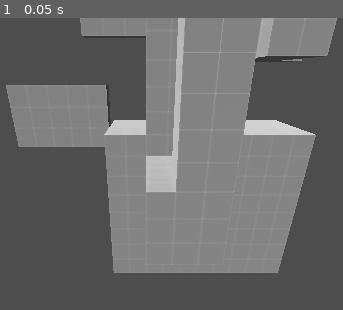
Above: before the commit, frame 1.
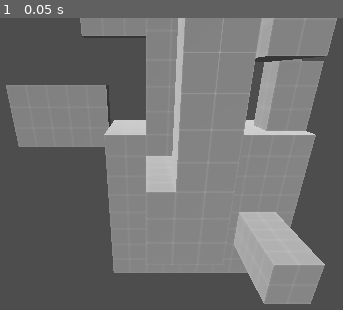
Above: after the commit, the same moment.

Repository: blackears/cyclopsLevelBuilder
Game: Godot game, scene res://test_level.tscn
Two runs of this game, one before a commit and one after it. Both use one fixed random seed, a clock stepped at 60 frames per second and the inputs below.
Inputs:
- Up to frame 1 (0.05 s): no input

The runs differ from the first frame. In frame 1, 9.7% of the frame differs, in the area x 68-95%, y 14-98%.

Commit message:
Creating command structure for moving a face.

Diff:
--- a/test_level.tscn
+++ b/test_level.tscn
@@ -72,6 +72,22 @@
 face_vertex_count = PackedInt32Array(4, 4, 4, 4, 4, 4)
 face_material_indices = PackedInt32Array(0, 0, 0, 0, 0, 0)
 
+[sub_resource type="Resource" id="Resource_msut2"]
+script = ExtResource("3_aqrij")
+points = PackedVector3Array(0, 8, -4, 0, 8, -2, 0, 11, -2, 0, 11, -4, 2, 8, -4, 2, 8, -2, 2, 11, -2, 2, 11, -4)
+uvs = PackedVector2Array(0, -4, 0, -2, 2, -2, 2, -4, 0, 8, 0, 11, 2, 11, 2, 8, 0, -2, 0, -4, 2, -4, 2, -2, 0, 11, 0, 8, 2, 8, 2, 11, 11, -4, 11, -2, 8, -2, 8, -4, 8, -4, 8, -2, 11, -2, 11, -4)
+face_vertex_indices = PackedInt32Array(0, 1, 5, 4, 1, 2, 6, 5, 2, 3, 7, 6, 3, 0, 4, 7, 3, 2, 1, 0, 4, 5, 6, 7)
+face_vertex_count = PackedInt32Array(4, 4, 4, 4, 4, 4)
+face_material_indices = PackedInt32Array(0, 0, 0, 0, 0, 0)
+
+[sub_resource type="Resource" id="Resource_natoa"]
+script = ExtResource("3_aqrij")
+points = PackedVector3Array(1, 2, -10, 1, 2, -5, 1, 4, -5, 1, 4, -10, 3, 2, -10, 3, 2, -5, 3, 4, -5, 3, 4, -10)
+uvs = PackedVector2Array(1, -10, 1, -5, 3, -5, 3, -10, 1, 2, 1, 4, 3, 4, 3, 2, 1, -5, 1, -10, 3, -10, 3, -5, 1, 4, 1, 2, 3, 2, 3, 4, 4, -10, 4, -5, 2, -5, 2, -10, 2, -10, 2, -5, 4, -5, 4, -10)
+face_vertex_indices = PackedInt32Array(0, 1, 5, 4, 1, 2, 6, 5, 2, 3, 7, 6, 3, 0, 4, 7, 3, 2, 1, 0, 4, 5, 6, 7)
+face_vertex_count = PackedInt32Array(4, 4, 4, 4, 4, 4)
+face_material_indices = PackedInt32Array(0, 0, 0, 0, 0, 0)
+
 [node name="Node3D" type="Node3D"]
 script = ExtResource("1_k5d46")
 
@@ -119,5 +135,13 @@
 script = ExtResource("2_ma0wo")
 block_data = SubResource("Resource_iafyc")
 
+[node name="Block_8" type="Node" parent="CyclopsBlocks"]
+script = ExtResource("2_ma0wo")
+block_data = SubResource("Resource_msut2")
+
+[node name="Block_9" type="Node" parent="CyclopsBlocks"]
+script = ExtResource("2_ma0wo")
+block_data = SubResource("Resource_natoa")
+
 [node name="Marker3D" type="Marker3D" parent="."]
 transform = Transform3D(0.965926, 0.0669873, 0.25, 0, 0.965926, -0.258819, -0.258819, 0.25, 0.933013, 3, 5.5, -9)
Not shown, added: addons/cyclops_level_builder/commands/cmd_move_face.gd
Not shown, added: addons/cyclops_level_builder/math/convex_mesh.gd
Not shown, changed: addons/cyclops_level_builder/tools/tool_block.gd
Not shown: 1 places in test_level.tscn that only renumber resources
